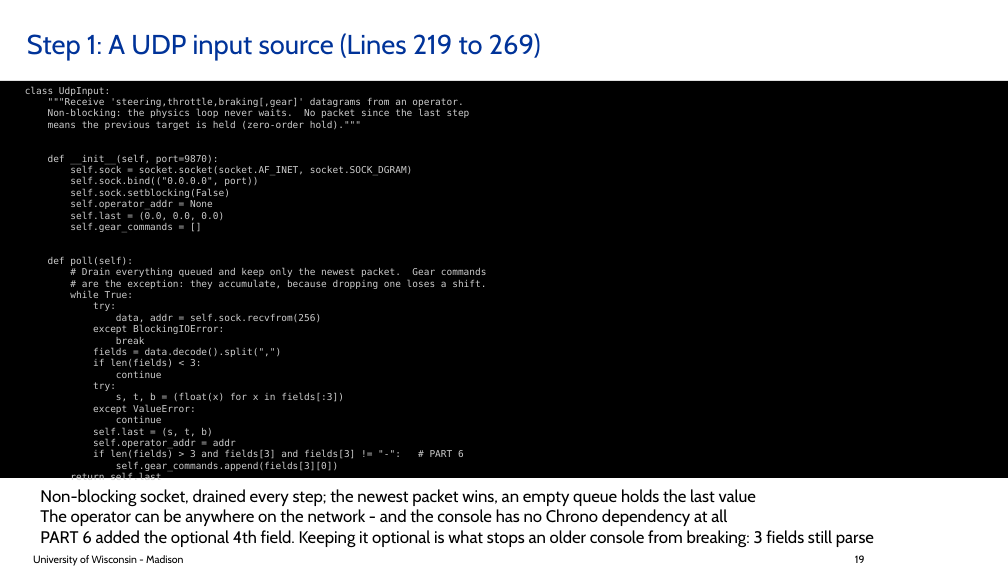
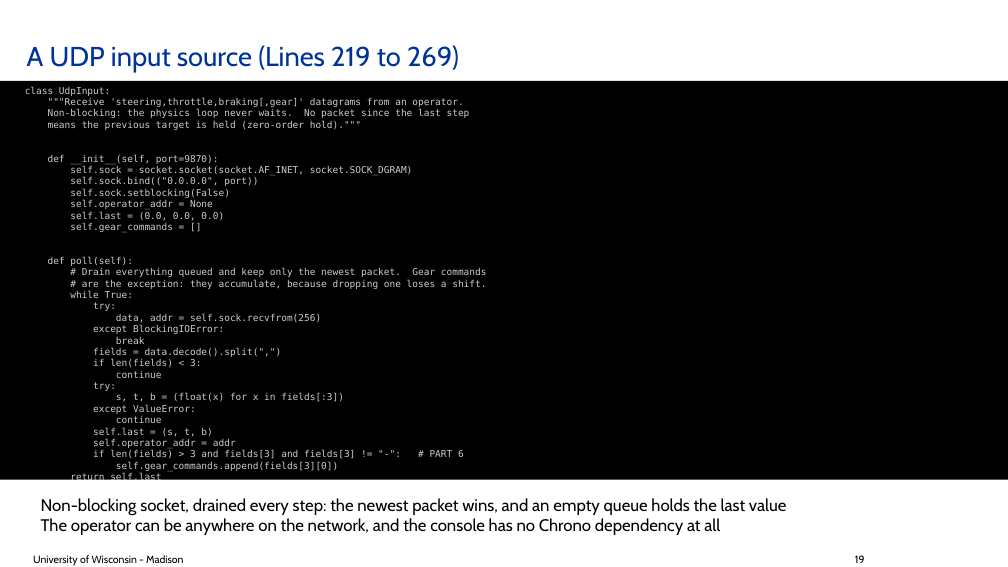
Before and after one commit to ksha23/chrono-hil-tutorial, a slide deck: slide 19 of tutorial_HIL_driver.pptx. Drawn at 1008x567 pixels with LibreOffice and Linux fonts; fonts in the diff are those of the drawing; background and template pictures are left out. Boxes give left, top, right and bottom in pixels: in the first picture for what was removed or moved away, otherwise in the second. Text is boxed around its words. In the diff, an @@ line names an element or a change of style, - is before the commit and + after.

```diff
--- a/tutorial_HIL_driver.pptx
+++ b/tutorial_HIL_driver.pptx
@@ title at (27, 45, 459, 72): text changed @@
-Step 1: A UDP input source (Lines 219 to 269)
+A UDP input source (Lines 219 to 269)
@@ text at (41, 498, 786, 535): text changed @@
-Non-blocking socket, drained every step; the newest packet wins, an empty queue holds the last value
-The operator can be anywhere on the network - and the console has no Chrono dependency at all
-PART 6 added the optional 4th field. Keeping it optional is what stops an older console from breaking: 3 fields still parse
+Non-blocking socket, drained every step: the newest packet wins, and an empty queue holds the last value
+The operator can be anywhere on the network, and the console has no Chrono dependency at all
```
Also in this commit, not shown: 19 other slides changed, 4 slides added, 9 slides removed, 11 other files.
